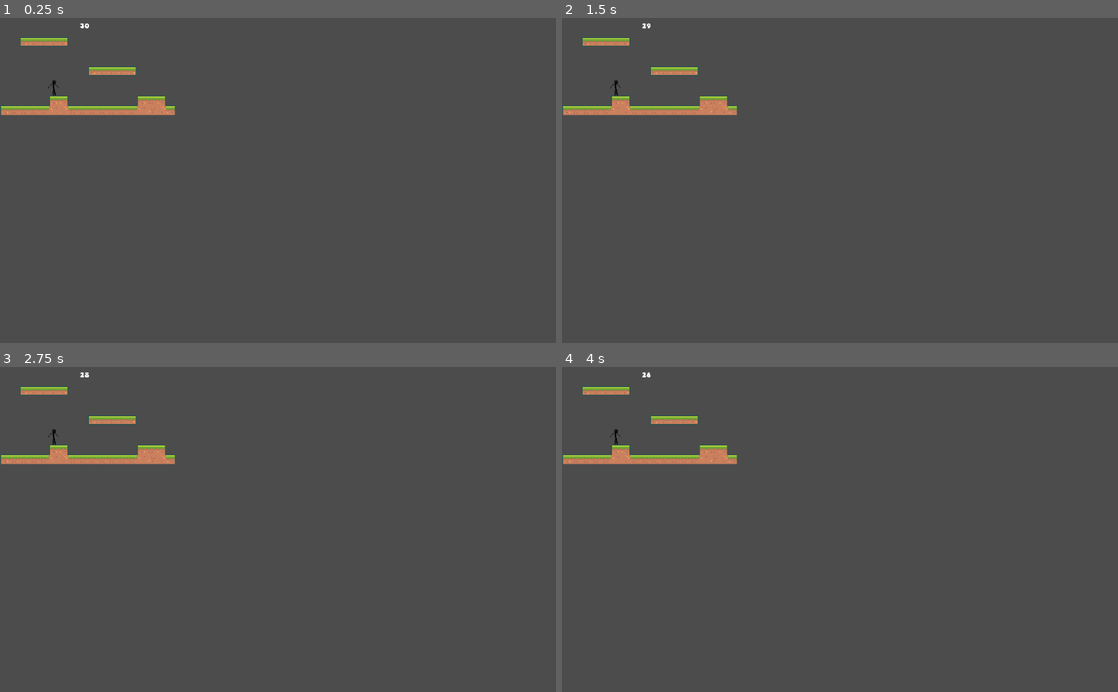
Above: before the commit, frames 1-4 (two rows, left to right).
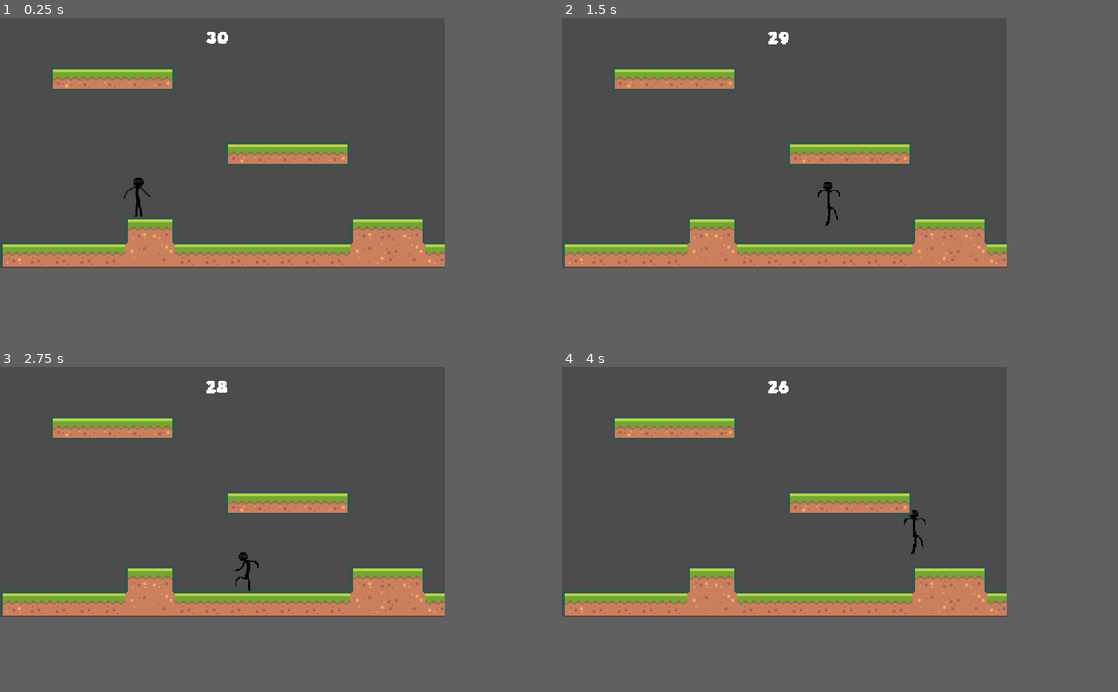
Above: after the commit, the same moments.

Repository: kikinizzy03/1501Final
Game: Godot game, scene res://Scenes/World.tscn
Two runs of this game, one before a commit and one after it. Both use one fixed random seed, a clock stepped at 60 frames per second and the inputs below. Before the commit the project has no main scene; this scene is started directly in both runs.
Inputs:
- Up to frame 1 (0.25 s): no input
- Up to frame 2 (1.5 s): tap Enter at 0.5 s; hold D (move_right, bound only after the commit) from 0.53 s (still down); tap W (jump, bound only after the commit) at 0.6, 0.77, 1.07, 1.35 s
- Up to frame 3 (2.75 s): tap W (jump, bound only after the commit) at 1.52, 1.82, 2.1 s; release D (move_right, bound only after the commit) at 2.03 s; hold A (move_left, bound only after the commit) from 2.03 s (still down)
- Up to frame 4 (4 s): release A (move_left, bound only after the commit) at 2.78 s; hold D (move_right, bound only after the commit) from 2.78 s (still down); tap W (jump, bound only after the commit) at 2.85, 3.02, 3.32, 3.6, 3.77 s
In our replay, the window is 800x468 before the commit and 640x360 after it. These sizes can differ from the game's own. Grey fills any space a smaller window leaves; there, only what the larger window draws over its background counts as a difference.

The runs differ from the first frame. In frame 1, 13% of the frame differs, in the area x 0-80%, y 1-77%; in frame 2, 13%; in frame 3, 13%; in frame 4, 13%.

Commit message:
updated project settings

Diff:
--- a/project.godot
+++ b/project.godot
@@ -11,11 +11,41 @@
 [application]
 
 config/name="Bank Heist"
+run/main_scene="res://Scenes/World.tscn"
 config/icon="res://icon.png"
+
+[display]
+
+window/size/width=320
+window/size/height=180
+window/size/test_width=1280
+window/size/test_height=720
+window/stretch/mode="2d"
 
 [gui]
 
 common/drop_mouse_on_gui_input_disabled=true
+
+[input]
+
+move_right={
+"deadzone": 0.5,
+"events": [ Object(InputEventKey,"resource_local_to_scene":false,"resource_name":"","device":0,"alt":false,"shift":false,"control":false,"meta":false,"command":false,"pressed":false,"scancode":68,"physical_scancode":0,"unicode":0,"echo":false,"script":null)
+, Object(InputEventKey,"resource_local_to_scene":false,"resource_name":"","device":0,"alt":false,"shift":false,"control":false,"meta":false,"command":false,"pressed":false,"scancode":16777233,"physical_scancode":0,"unicode":0,"echo":false,"script":null)
+ ]
+}
+move_left={
+"deadzone": 0.5,
+"events": [ Object(InputEventKey,"resource_local_to_scene":false,"resource_name":"","device":0,"alt":false,"shift":false,"control":false,"meta":false,"command":false,"pressed":false,"scancode":65,"physical_scancode":0,"unicode":0,"echo":false,"script":null)
+, Object(InputEventKey,"resource_local_to_scene":false,"resource_name":"","device":0,"alt":false,"shift":false,"control":false,"meta":false,"command":false,"pressed":false,"scancode":16777231,"physical_scancode":0,"unicode":0,"echo":false,"script":null)
+ ]
+}
+jump={
+"deadzone": 0.5,
+"events": [ Object(InputEventKey,"resource_local_to_scene":false,"resource_name":"","device":0,"alt":false,"shift":false,"control":false,"meta":false,"command":false,"pressed":false,"scancode":87,"physical_scancode":0,"unicode":0,"echo":false,"script":null)
+, Object(InputEventKey,"resource_local_to_scene":false,"resource_name":"","device":0,"alt":false,"shift":false,"control":false,"meta":false,"command":false,"pressed":false,"scancode":32,"physical_scancode":0,"unicode":0,"echo":false,"script":null)
+ ]
+}
 
 [physics]
 
